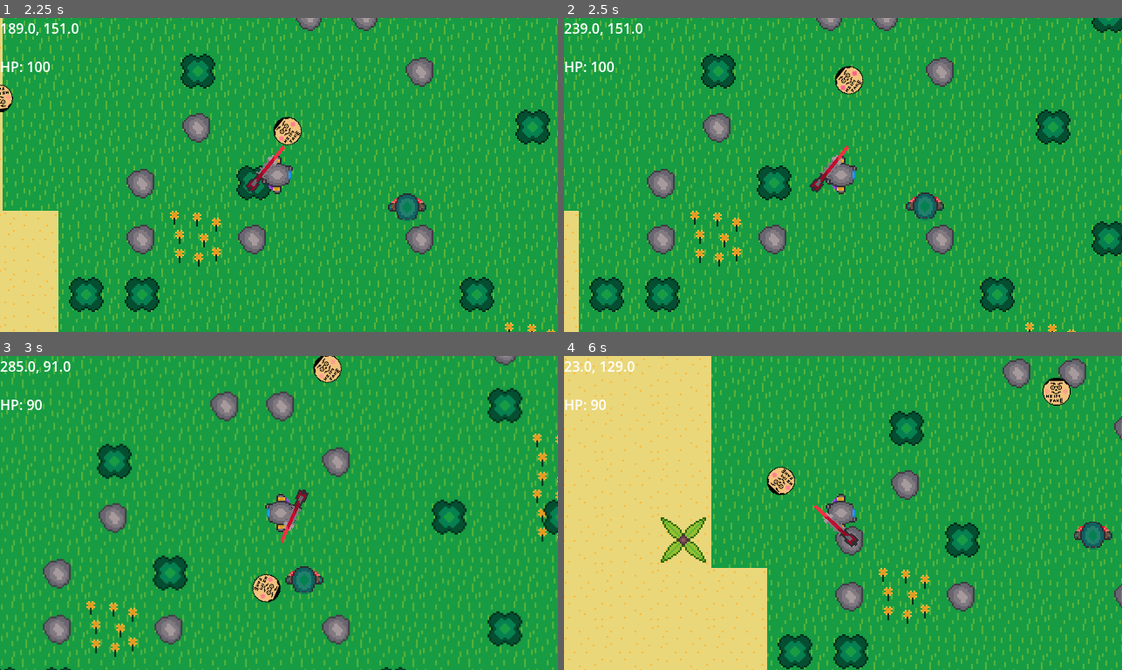
Above: before the commit, frames 1-4 (two rows, left to right).
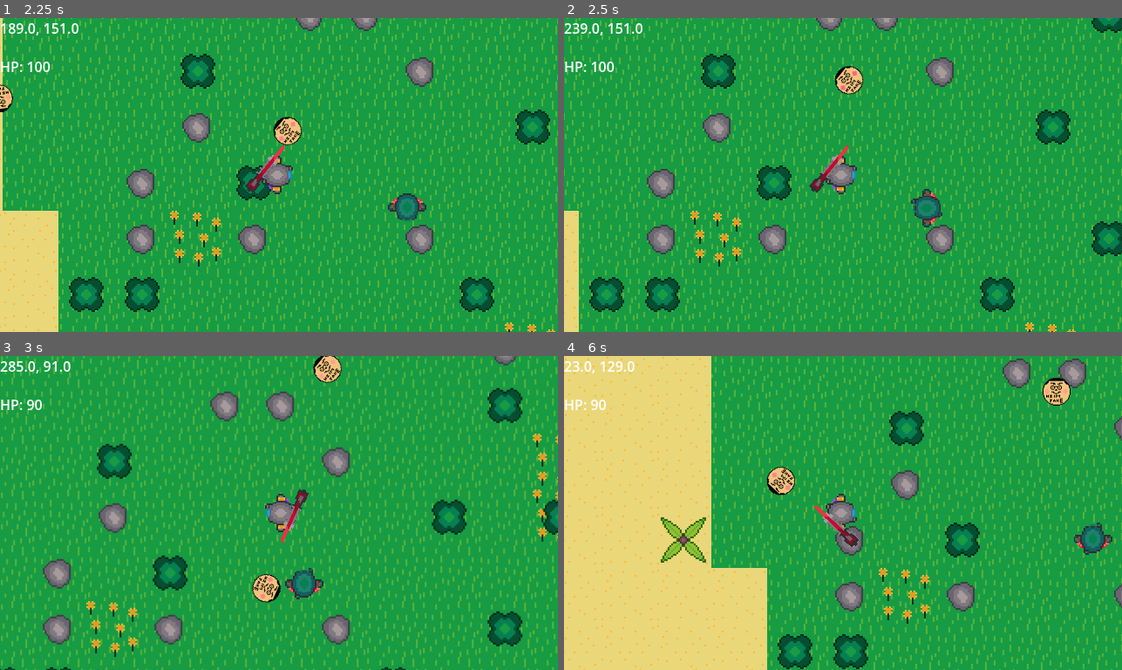
Above: after the commit, the same moments.

Repository: coder1015/real-roguelite
Game: Godot game, scene res://Scenes/Main.tscn
Same seed, same stepped clock (60 frames per second), same inputs: the game is played once before the commit and once after it.
Inputs (mouse positions are in pixels of both pictures, inside the frame that each line leads up to):
- Up to frame 1 (2.25 s): tap Enter at 0.5 s; move the mouse to (401, 159) at 0.52 s; hold D (move_right) 0.53-1.28 s; click (401, 159) at 0.6 s; move the mouse to (167, 190) at 1.27 s; hold S (move_down) 1.28-2.03 s; click (167, 190) at 1.35 s; move the mouse to (334, 105) at 2.02 s; hold D (move_right) from 2.03 s (still down); click (334, 105) at 2.1 s
- Up to frame 2 (2.5 s): keep holding D (move_right)
- Up to frame 3 (3 s): move the mouse to (251, 575) at 2.77 s; release D (move_right) at 2.78 s; hold W (move_up) from 2.78 s (still down); click (251, 575) at 2.85 s
- Up to frame 4 (6 s): move the mouse to (1010, 560) at 3.52 s; release W (move_up) at 3.53 s; hold A (move_left) 3.53-5.03 s; click (1010, 560) at 3.6 s; move the mouse to (675, 465) at 4.27 s; click (675, 465) at 4.35 s; move the mouse to (870, 513) at 5.02 s; hold S (move_down) 5.03-5.78 s; click (870, 513) at 5.1 s; move the mouse to (759, 434) at 5.77 s; hold D (move_right) from 5.78 s (still down); click (759, 434) at 5.85 s

Frame 1 is identical in both runs. In frame 2, 0.3% of the frame differs, in the area x 61-69%, y 54-67%; in frame 3, 0.4%, in the area x 51-58%, y 66-78%; in frame 4, 0.4%.

Commit message:
enemy animation

Diff:
--- a/real-roguelike-godot-name/Scripts/enemy.gd
+++ b/real-roguelike-godot-name/Scripts/enemy.gd
@@ -17,6 +17,7 @@
 	if player_chase:
 		var direction = (player.global_position - global_position).normalized()
 		velocity = direction * speed + knockback_velocity
+		_animate(direction)
 	else:
 		velocity = knockback_velocity
 
